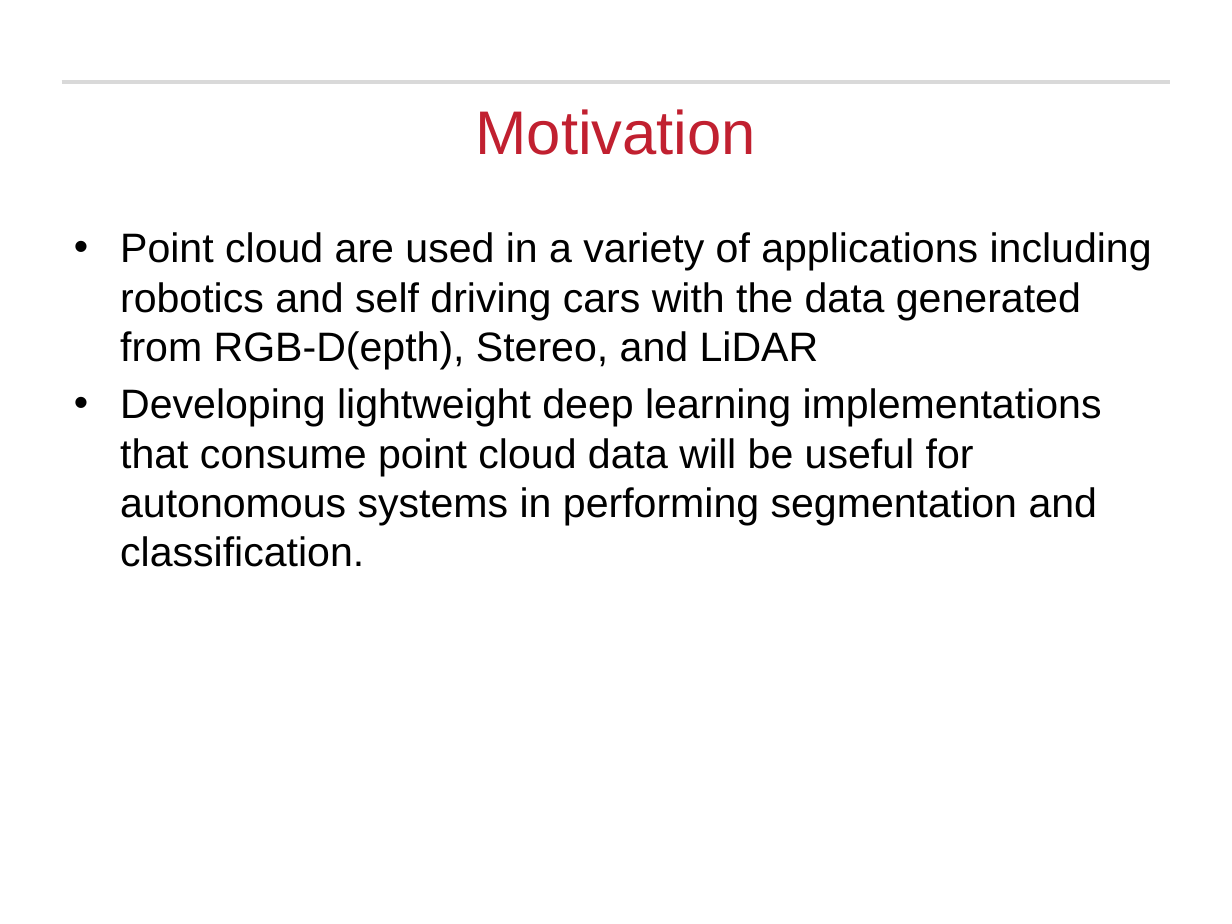
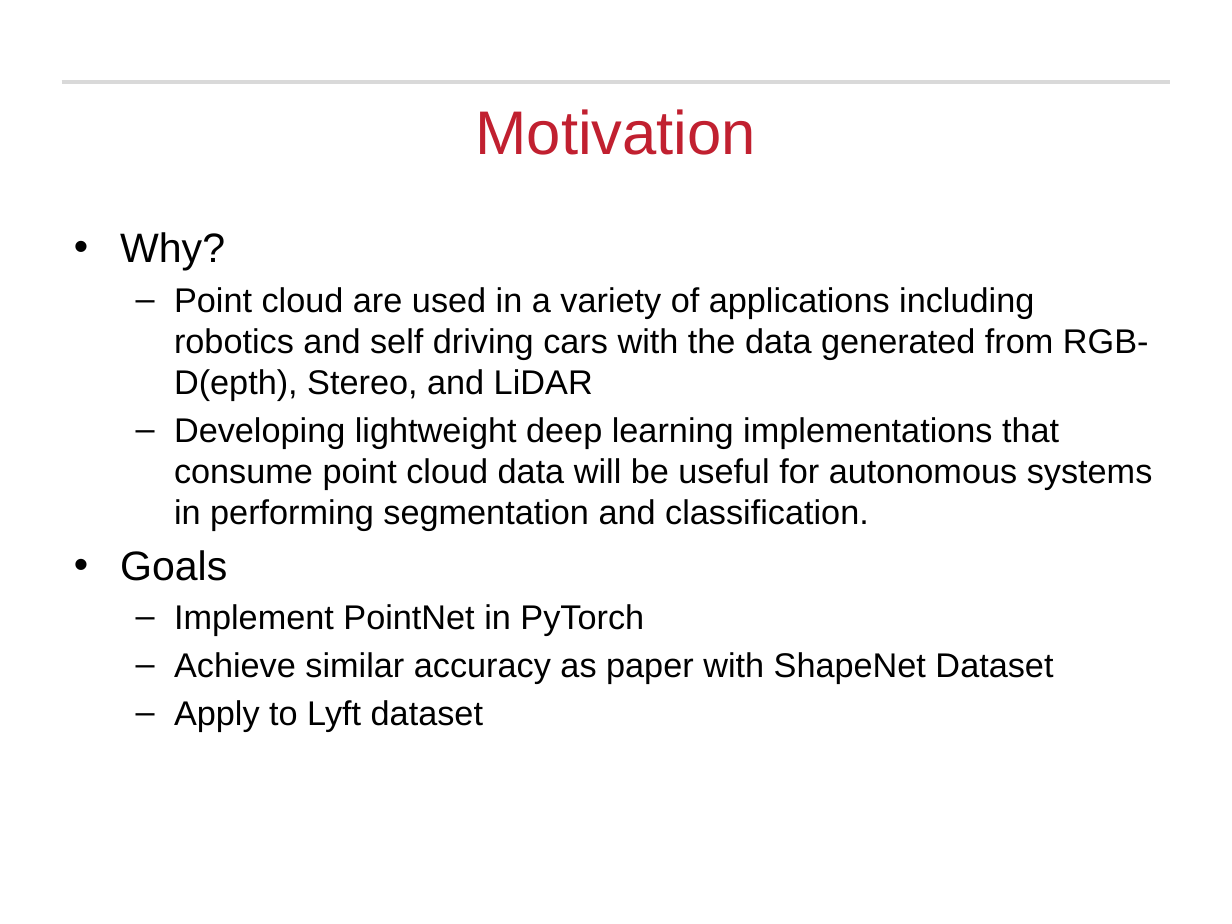
Before and after one commit to Michael-Hodges/PointNet, a slide deck: slide 5 of PowerPoints/EECE7398_Final_Project.pptx. Drawn at 1232x924 pixels with LibreOffice and Linux fonts; fonts in the diff are those of the drawing; background and template pictures are left out. Boxes give left, top, right and bottom in pixels: in the first picture for what was removed or moved away, otherwise in the second. Text is boxed around its words. In the diff, an @@ line names an element or a change of style, - is before the commit and + after.

```diff
--- a/PowerPoints/EECE7398_Final_Project.pptx
+++ b/PowerPoints/EECE7398_Final_Project.pptx
@@ text at [120, 232, 225, 271]: paragraph added @@
+• Why?
@@ text at [174, 287, 1153, 530]: size 24 to 20 pt in "Point cloud are used in a variety ...", "Developing lightweight deep learning implementations that co ..."; bullet • to –; list level 1 to 2 in "Point cloud are used in ..."; list level 1 to 2 in "Developing lightweight deep learning implementations ..." @@
@@ text at [120, 550, 1053, 732]: paragraphs added @@
+• Goals
+  – Implement PointNet in PyTorch
+  – Achieve similar accuracy as paper with ShapeNet Dataset
+  – Apply to Lyft dataset
```
Also in this commit, not shown: 5 other slides changed, 2 slides added, 1 slide removed, 1 other file.
